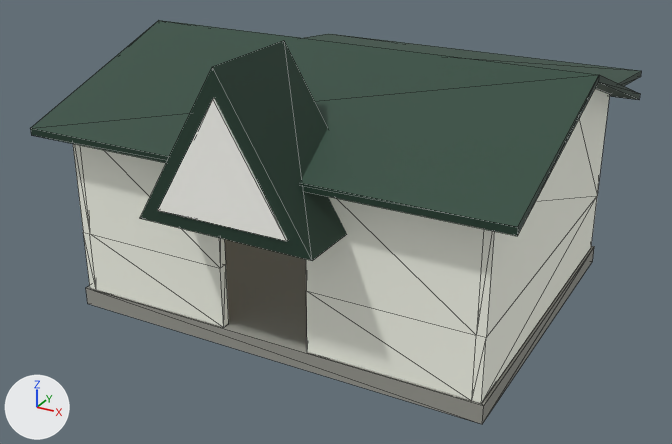
The glTF model public/assets/models/midori_station.glb: old version first, new version second.
Both versions are drawn from a 50 mm camera at (7.28, -13.85, 8.08) aimed at (-0.38, 0.08, 1.11). The lights are fixed; the arrows at lower left show +X, +Y and +Z. The older version comes first. Mesh edges are drawn as thin lines. Vertices at exactly the same position are counted once.

The older version as bpy lines, for what is in view:
```python
ob_midoristation_canopy = bpy.data.objects.new('MidoriStation_Canopy', me_midoristation_canopy)
ob_midoristation_canopy.location = (0.0, 0.0, 0.0)
ob_midoristation_porch = bpy.data.objects.new('MidoriStation_Porch', me_midoristation_porch)
ob_midoristation_porch.location = (0.0, 0.0, 0.0)
ob_midoristation_wallfrontleft = bpy.data.objects.new('MidoriStation_WallFrontLeft', me_midoristation_wallfrontleft)
ob_midoristation_wallfrontleft.location = (0.0, 0.0, 0.0)
ob_midoristation_wallfrontright = bpy.data.objects.new('MidoriStation_WallFrontRight', me_midoristation_wallfrontright)
ob_midoristation_wallfrontright.location = (0.0, 0.0, 0.0)
ob_midoristation_wallleft = bpy.data.objects.new('MidoriStation_WallLeft', me_midoristation_wallleft)
ob_midoristation_wallleft.location = (0.0, 0.0, 0.0)
ob_midoristation_wallright = bpy.data.objects.new('MidoriStation_WallRight', me_midoristation_wallright)
ob_midoristation_wallright.location = (0.0, 0.0, 0.0)
# also in view: 'MidoriStation_Foundation' at (0.0, 0.0, 0.16); 'MidoriStation_Roof' at (0.0, 0.0, 3.87); 'MidoriStation_PorchFace' at (0.0, -3.97, 3.65)
```
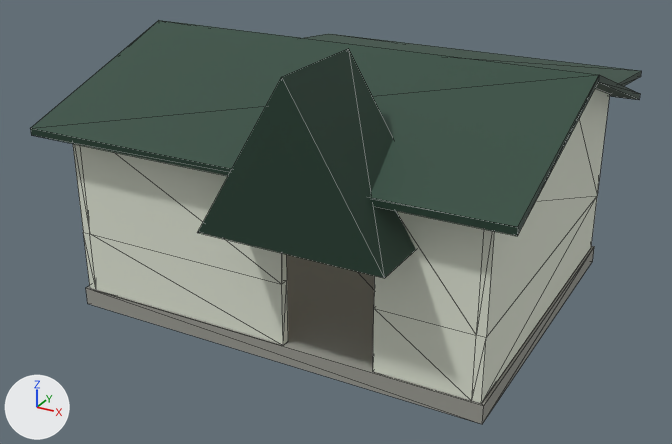
The change in detail:
In material 'Siding_PaleMint' (mat_siding_palemint), emission_color is no longer (0.0815, 0.0831, 0.0738), dark grey #51514d.
In material 'Siding_PaleMint' (mat_siding_palemint), emission_strength is no longer 1.0.
Material 'Facade_Photo' (mat_facade_photo) is new.
Its base color is (0.738, 0.776, 0.658) (light grey #dfe4d4).
Its roughness is 0.9.
me_midoristation_porch is used by ob_midoristation_porch; location (0.0, 0.0, 0.0).
me_midoristation_porch had 6 vertices, 8 faces and spanned x -1.5..1.5, y -4.0..-2.2, z 2.5..5.0.
me_midoristation_porch now has 6 vertices, 8 faces and spans x -0.43..2.59, y -4.0..-2.2, z 2.5..5.0.
me_midoristation_porch part 1: the whole mesh is moved by (1.08, 0.0, 0.0).
me_midoristation_wallfrontleft is used by ob_midoristation_wallfrontleft; location (0.0, 0.0, 0.0).
me_midoristation_wallfrontleft had 12 vertices, 20 faces and spanned x -3.55..-0.8, y -3.0..-2.85, z 0.3..3.4.
me_midoristation_wallfrontleft now has 12 vertices, 20 faces and spans x -3.55..0.36, y -3.0..-2.85, z 0.3..3.4.
Part 2, on me_midoristation_wallfrontleft:
6 vertices are removed from x -0.8, y -3.0..-2.85, z 0.3..3.4.
16 faces are deleted.
6 new vertices lie (3.91, 0.0, 0.0) away from vertices in x -3.55, y -3.0..-2.85, z 0.3..3.4.
4 new faces join them, mat_facade_photo (light grey #dfe4d4).
8 new faces join them, mat_siding_palemint (light grey #dfe4d4).
2 new faces join them, mat_interior_plaster (pale yellow #dfd9c8).
2 new faces join them, mat_interior_dado_wood (brown #b08a52).
me_midoristation_wallfrontleft gains material mat_facade_photo (light grey #dfe4d4).
me_midoristation_wallfrontright is used by ob_midoristation_wallfrontright; location (0.0, 0.0, 0.0).
me_midoristation_wallfrontright had 12 vertices, 20 faces and spanned x 0.8..3.55, y -3.0..-2.85, z 0.3..3.4.
me_midoristation_wallfrontright now has 12 vertices, 20 faces and spans x 1.95..3.55, y -3.0..-2.85, z 0.3..3.4.
Part 3, on me_midoristation_wallfrontright:
6 vertices are removed from x 0.8, y -3.0..-2.85, z 0.3..3.4.
16 faces are deleted.
6 new vertices lie (-1.6, 0.0, 0.0) away from vertices in x 3.55, y -3.0..-2.85, z 0.3..3.4.
4 new faces join them, mat_facade_photo (light grey #dfe4d4).
8 new faces join them, mat_siding_palemint (light grey #dfe4d4).
2 new faces join them, mat_interior_plaster (pale yellow #dfd9c8).
2 new faces join them, mat_interior_dado_wood (brown #b08a52).
me_midoristation_wallfrontright gains material mat_facade_photo (light grey #dfe4d4).

Pixel boxes [x1, y1, x2, y2] of what changed, in the pictures (672 x 444 px):
'MidoriStation_Porch', moved
    before: [140, 40, 347, 261]
    after: [197, 48, 416, 278]
'MidoriStation_WallFrontRight', recoloured, surface changed, reshaped (pale yellow to light grey, 37% narrower, 7% shorter)
    before: [306, 197, 484, 400]
    after: [373, 211, 484, 400]
'MidoriStation_WallFrontLeft', recoloured, surface changed, reshaped (pale yellow to light grey, 39% wider, 9% taller)
    before: [80, 145, 229, 327]
    after: [80, 145, 288, 344]
'MidoriStation_WallRight', recoloured, surface changed (pale yellow to light grey)
    both: [472, 89, 610, 403]
'MidoriStation_WallLeft', recoloured, surface changed (pale yellow to light grey)
    both: [73, 144, 96, 289]
'MidoriStation_PorchFace', unchanged, covered by the edit
    before: [158, 98, 287, 241]
